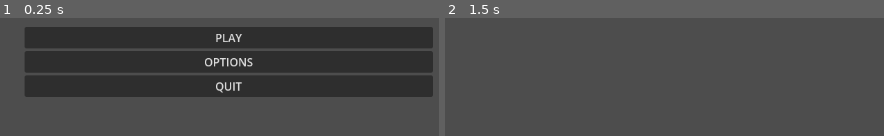
Above: before the commit, frames 1-2 (left to right).
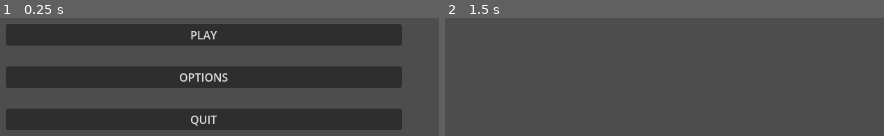
Above: after the commit, the same moments.

Repository: Pomalec/Wild-and-proud-jam
Game: Godot game, scene res://menu.tscn
The game is run twice, just before and just after one commit, with the same random seed, the same clock (stepped at 60 frames per second) and the same inputs.
Inputs:
- Up to frame 1 (0.25 s): no input
- Up to frame 2 (1.5 s): click "PLAY" at 0.5 s; tap Enter at 1.25 s

The runs differ from the first frame. In frame 1, 45% of the frame differs, in the area x 1-99%, y 5-95%; in frame 2, nothing differs.

Commit message:
Update menu

Diff:
--- a/menu.tscn
+++ b/menu.tscn
@@ -12,14 +12,23 @@
 script = ExtResource("1_fsm62")
 
 [node name="MarginContainer" type="MarginContainer" parent="."]
-layout_mode = 0
-offset_left = 318.0
-offset_top = 251.0
-offset_right = 907.0
-offset_bottom = 493.0
+layout_mode = 1
+anchors_preset = 8
+anchor_left = 0.5
+anchor_top = 0.5
+anchor_right = 0.5
+anchor_bottom = 0.5
+offset_left = -285.5
+offset_top = -121.0
+offset_right = 285.5
+offset_bottom = 121.0
+grow_horizontal = 2
+grow_vertical = 2
 
 [node name="VBoxContainer" type="VBoxContainer" parent="MarginContainer"]
 layout_mode = 2
+theme_override_constants/separation = 30
+alignment = 1
 
 [node name="Play" type="Button" parent="MarginContainer/VBoxContainer"]
 layout_mode = 2
